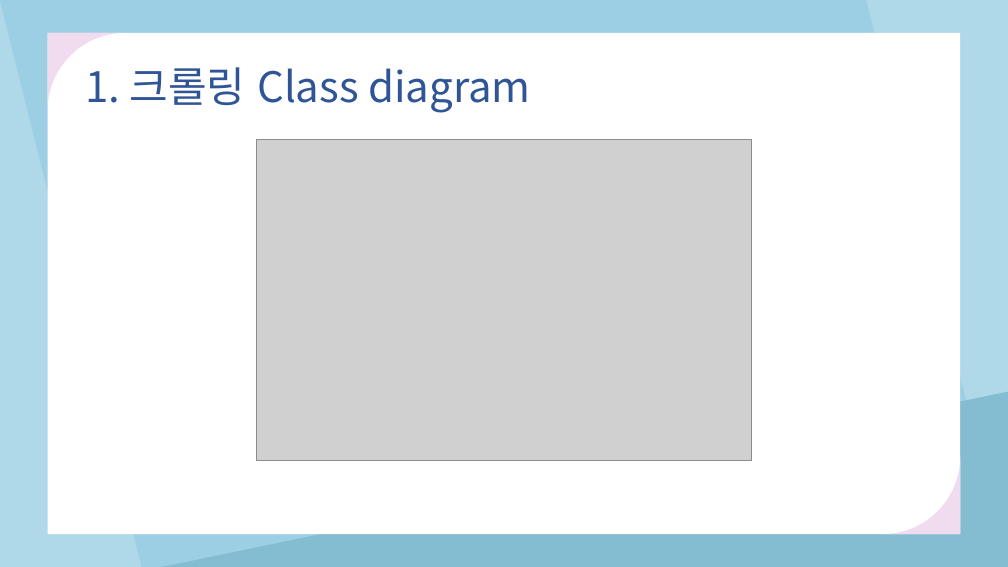
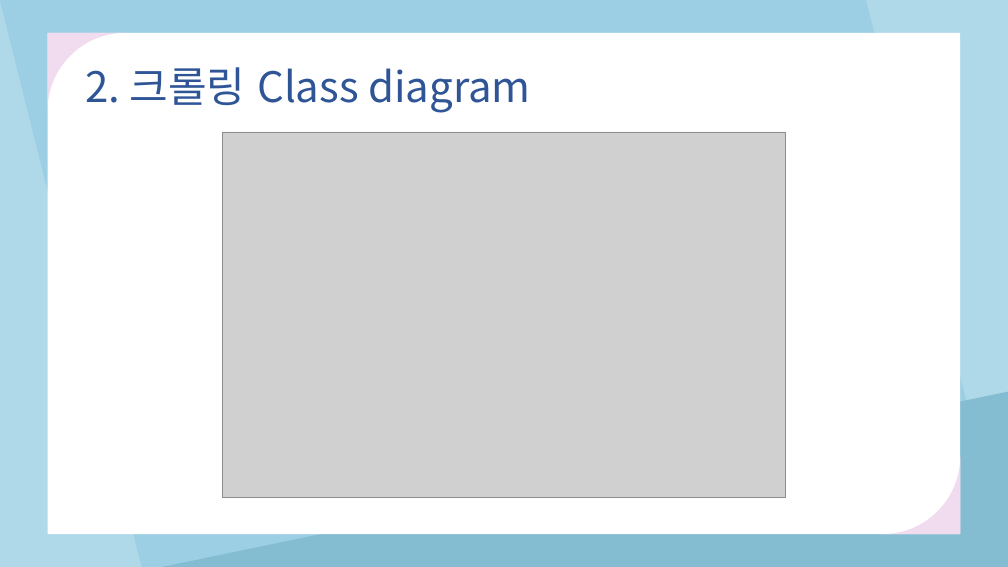
Before and after one commit to tjdghks994/instagram_crawler, a slide deck: slide 19 of 학부연구생발표(200131).pptx (slide 17 before the commit). Drawn at 1008x567 pixels with LibreOffice and Linux fonts; fonts in the diff are those of the drawing; grey boxes stand for pictures. Boxes give left, top, right and bottom in pixels: in the first picture for what was removed or moved away, otherwise in the second. Text is boxed around its words. In the diff, an @@ line names an element or a change of style, - is before the commit and + after.

Commit message:
200130

```diff
--- a/학부연구생발표(200131).pptx
+++ b/학부연구생발표(200131).pptx
@@ text at bbox=[85, 67, 530, 113]: text changed @@
-1. 크롤링 Class diagram
+2. 크롤링 Class diagram
@@ picture: place and size @@
-picture at bbox=[256, 139, 751, 461]
+picture at bbox=[223, 132, 786, 498]
```
Also in this commit, not shown: 16 other slides changed, 5 slides added.
